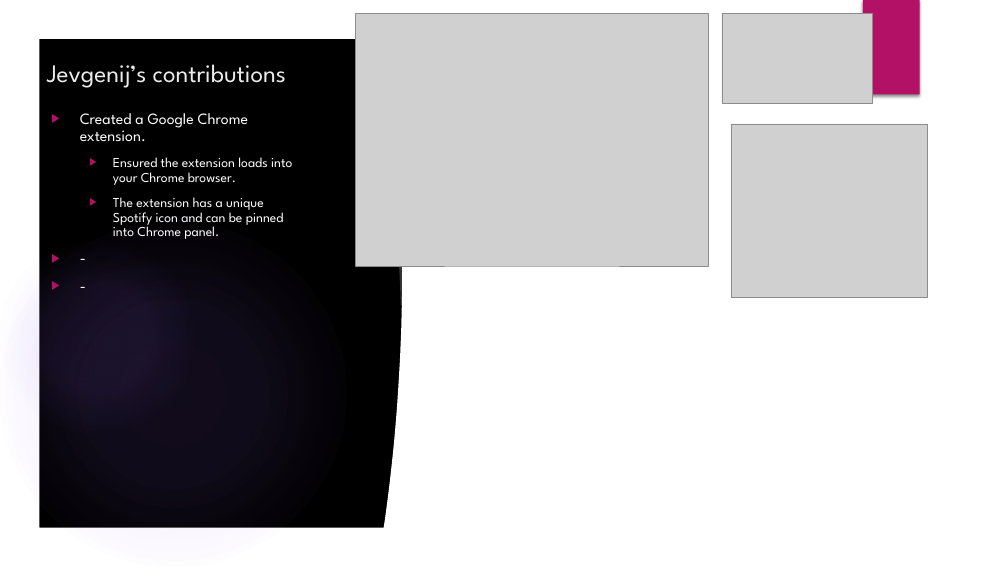
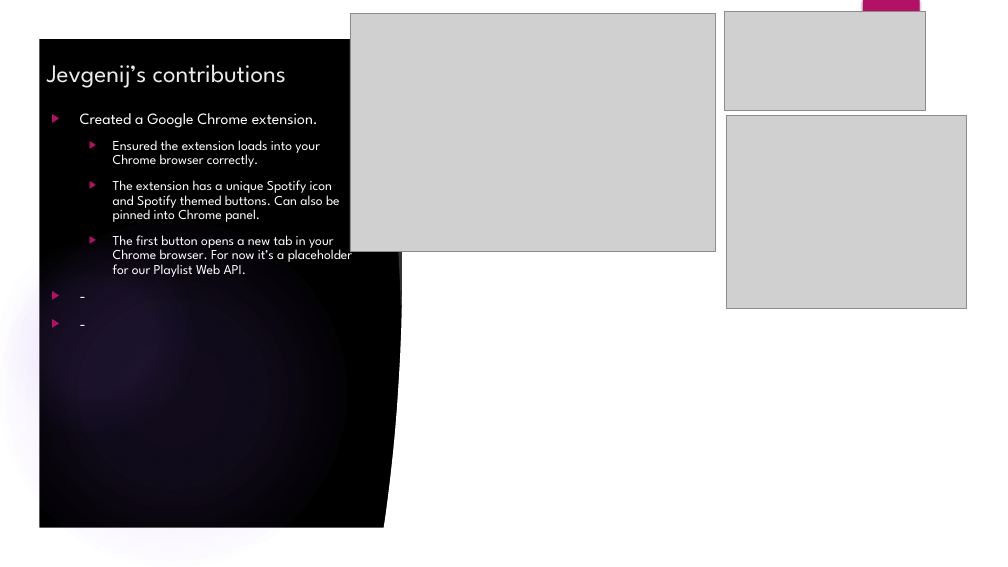
Before and after one commit to Ladnopoka/Spotify-Playlist-Enhancer, a slide deck: slide 5 of Spotify_Playlist_Enhancer_2.pptx. Drawn at 1008x567 pixels with LibreOffice and Linux fonts; fonts in the diff are those of the drawing; grey boxes stand for pictures; background and template pictures are left out. Boxes give left, top, right and bottom in pixels: in the first picture for what was removed or moved away, otherwise in the second. Text is boxed around its words. In the diff, an @@ line names an element or a change of style, - is before the commit and + after.

Commit message:
Added login.html and .css for login and registration page
The extension now also redirects the user to the login page when licked

```diff
--- a/Spotify_Playlist_Enhancer_2.pptx
+++ b/Spotify_Playlist_Enhancer_2.pptx
@@ picture: place and size @@
-picture at [355,13,709,266]
+picture at [350,13,715,251]
@@ picture: place and size @@
-picture at [722,13,873,104]
+picture at [724,11,926,110]
@@ picture: place and size @@
-picture at [731,124,928,297]
+picture at [727,116,966,309]
@@ text at [113,140,352,277]: text changed @@
-  ▶ Ensured the extension loads into your Chrome browser.
-  ▶ The extension has a unique Spotify icon and can be pinned into Chrome panel.
+  ▶ Ensured the extension loads into your Chrome browser correctly.
+  ▶ The extension has a unique Spotify icon and Spotify themed buttons. Can also be pinned into Chrome panel.
+  ▶ The first button opens a new tab in your Chrome browser. For now it’s a placeholder for our Playlist Web API.
```
Also in this commit, not shown: 2 slides removed, 3 other files.
